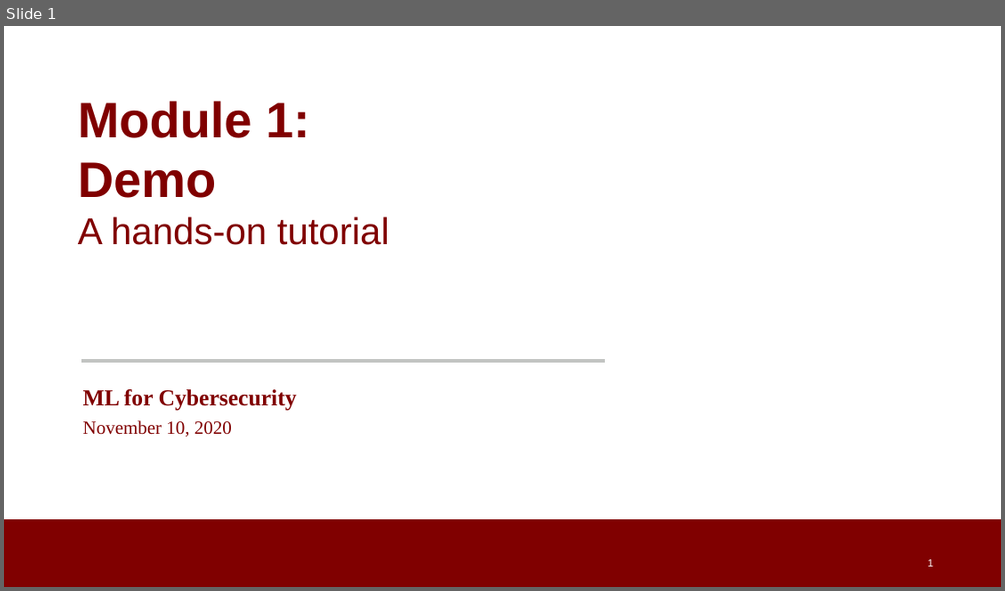
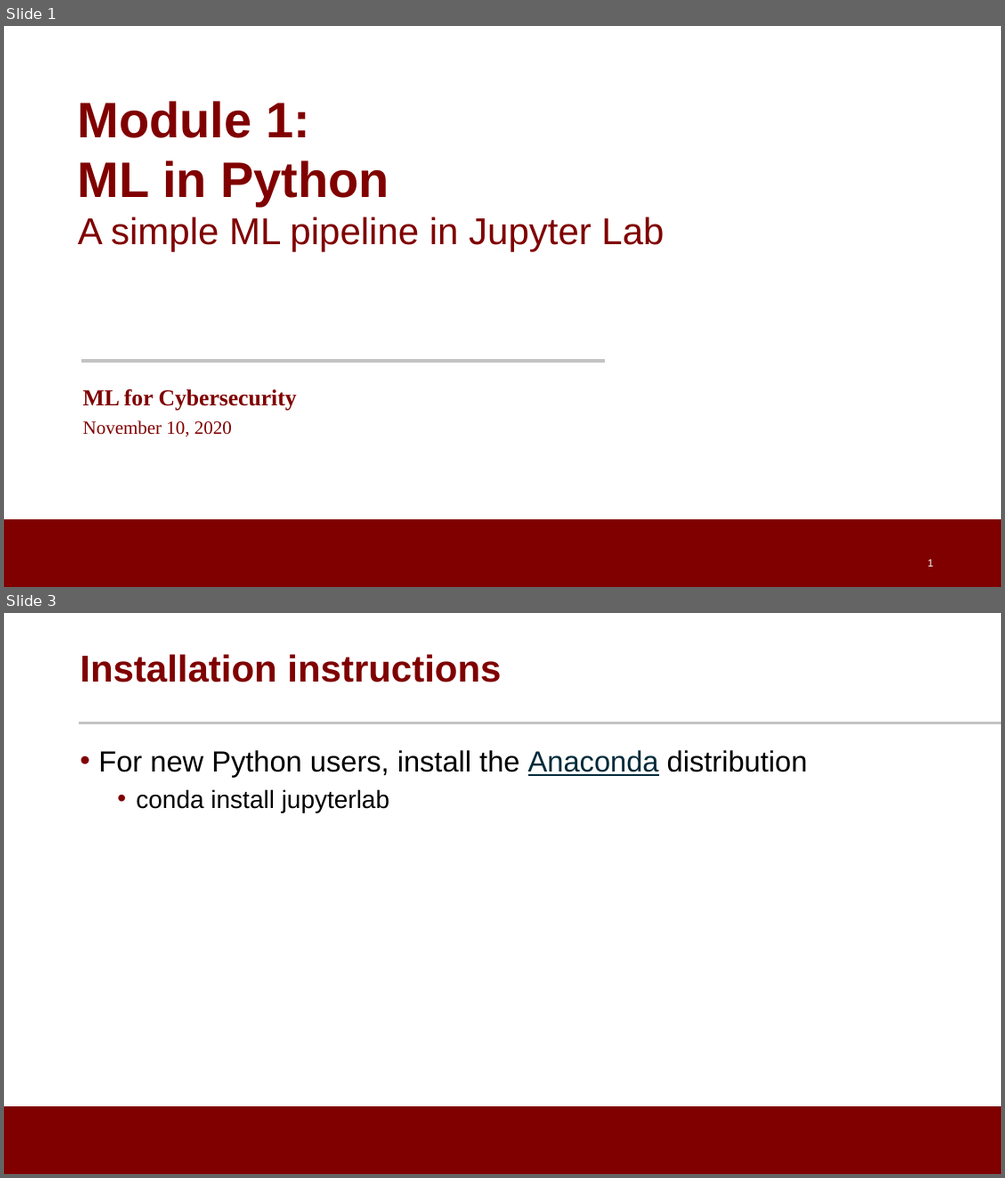
Before and after one commit to noise-lab/ML-Cybersecurity, a slide deck: module-1/1.5-demo.pptx. Shown one above the other, each under a label of ours: slide 1 before the commit, slides 1 and 3 after it; the slides between them are not shown. The pictures are 1005x591 and 1005x1178 pixels, drawn with LibreOffice and Linux fonts; fonts in the diff are those of the drawing; background and template pictures are left out. Boxes give left, top, right and bottom in pixels: in the first picture for what was removed or moved away, otherwise in the second. Text is boxed around its words. In the diff, an @@ line names an element or a change of style, - is before the commit and + after.

```diff
--- a/module-1/1.5-demo.pptx
+++ b/module-1/1.5-demo.pptx
@@ slide 3 added at (x1=4, y1=613, x2=1001, y2=1174), background #FFFFFF; not listed: 1 template element that a slide beside it also shows @@
@@ title added at (x1=80, y1=654, x2=501, y2=682), 36 pt, text #800000, bold @@
+Installation instructions
@@ line added from (79, 723) to (1001, 723), #C2C4C2 3 pt @@
@@ text added at (x1=98, y1=750, x2=808, y2=812), 28 pt, text #000000 @@
+• For new Python users, install the Anaconda distribution
+  • conda install jupyterlab
@@ slide 1 changed as well @@
@@ text at (x1=78, y1=160, x2=663, y2=252): text changed @@
-Demo
-A hands-on tutorial
+ML in Python
+A simple ML pipeline in Jupyter Lab
```
Also in this commit, not shown: 2 other slides added, 3 slides removed, 1 other file.
